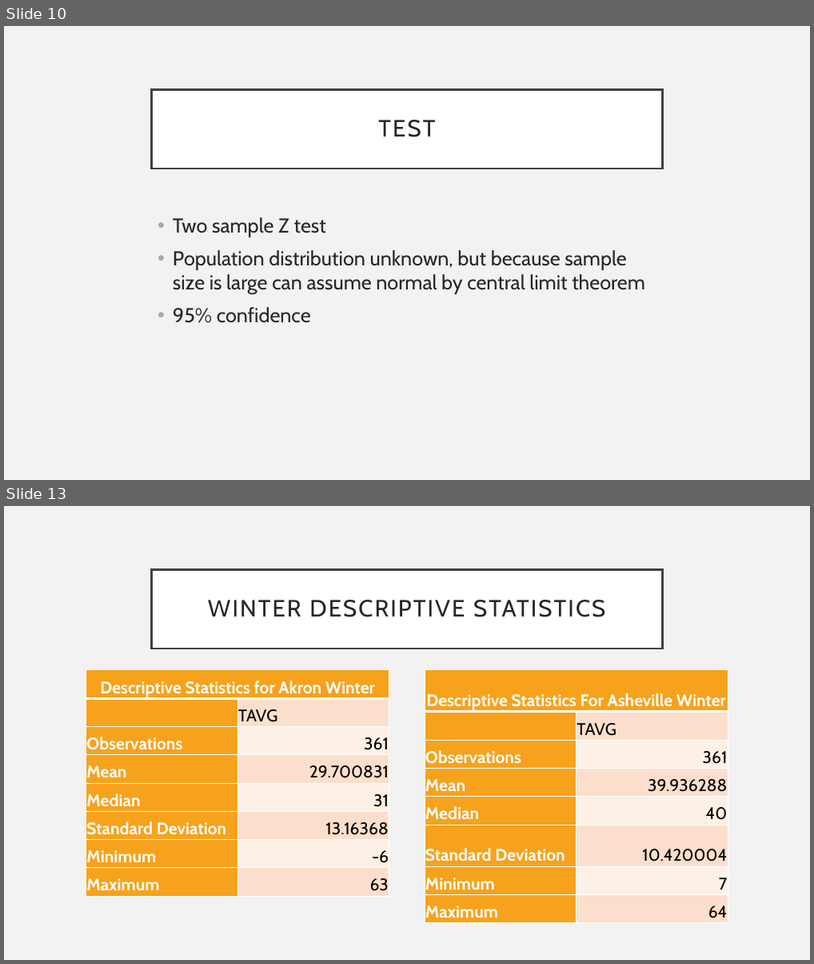
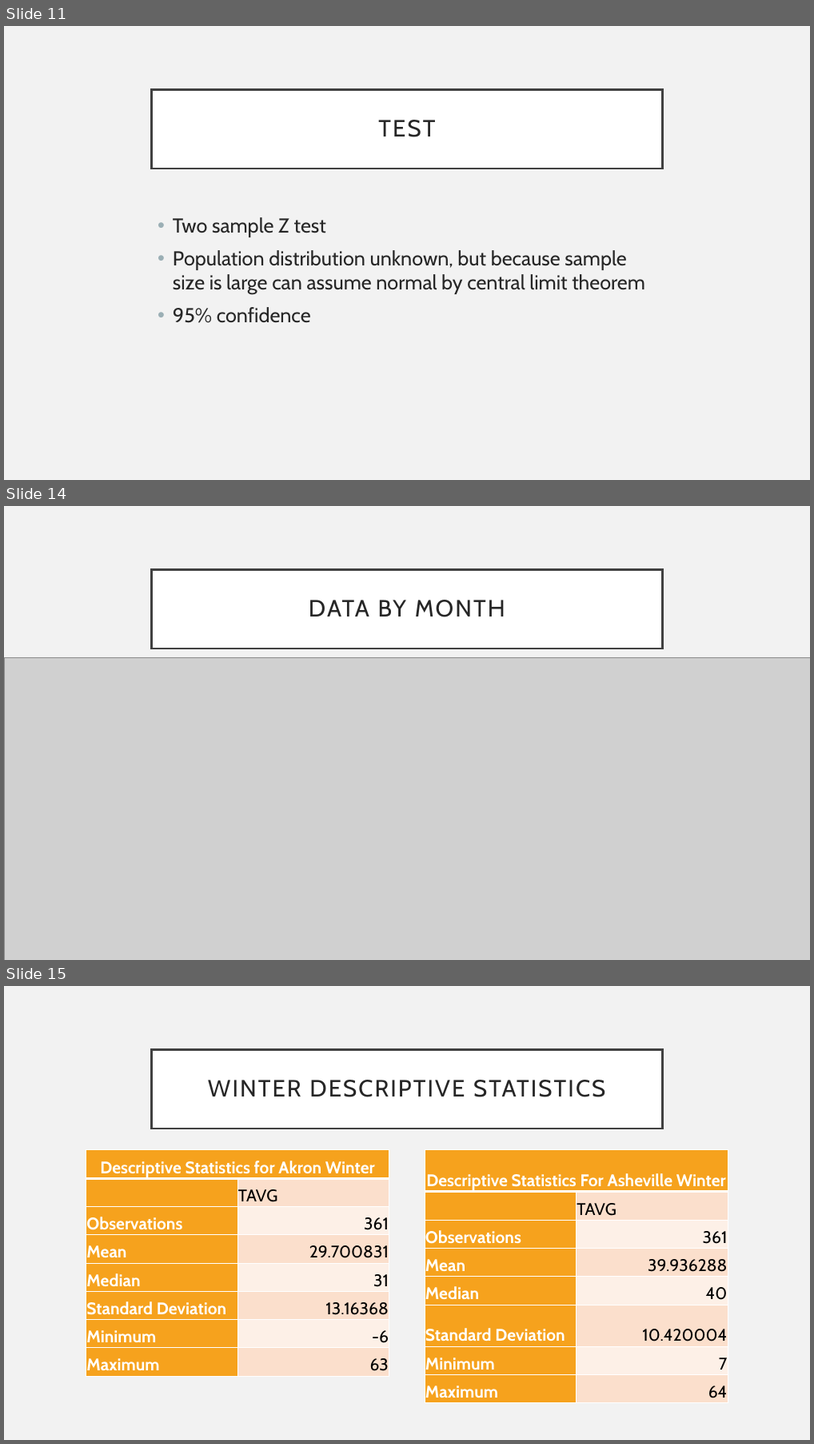
Before and after one commit to EricMaibach/AkronAshevilleWeatherAnalysis, a slide deck: AkronAshevillePresentation.pptx. Shown one above the other, each under a label of ours: slides 10 and 13 before the commit, slides 11, 14 and 15 after it; the slides between them are not shown. The pictures are 814x964 and 814x1444 pixels, drawn with LibreOffice and Linux fonts; fonts in the diff are those of the drawing; grey boxes stand for pictures. Boxes give left, top, right and bottom in pixels: in the first picture for what was removed or moved away, otherwise in the second. Text is boxed around its words. In the diff, an @@ line names an element or a change of style, - is before the commit and + after.

```diff
--- a/AkronAshevillePresentation.pptx
+++ b/AkronAshevillePresentation.pptx
@@ slide 14 added at box(4, 506, 810, 960), background #F2F2F2 @@
@@ title added at box(152, 569, 662, 648), fill #FFFFFF, outline #404040 2.5 pt, 28 pt, text #262626 @@
+DATA BY MONTH
@@ picture added at box(4, 657, 810, 960) @@
@@ what was slide 10 is now slide 11 @@
@@ what was slide 13 is now slide 15 @@
```
Also in this commit, not shown: 2 slides changed, 2 other slides added.
